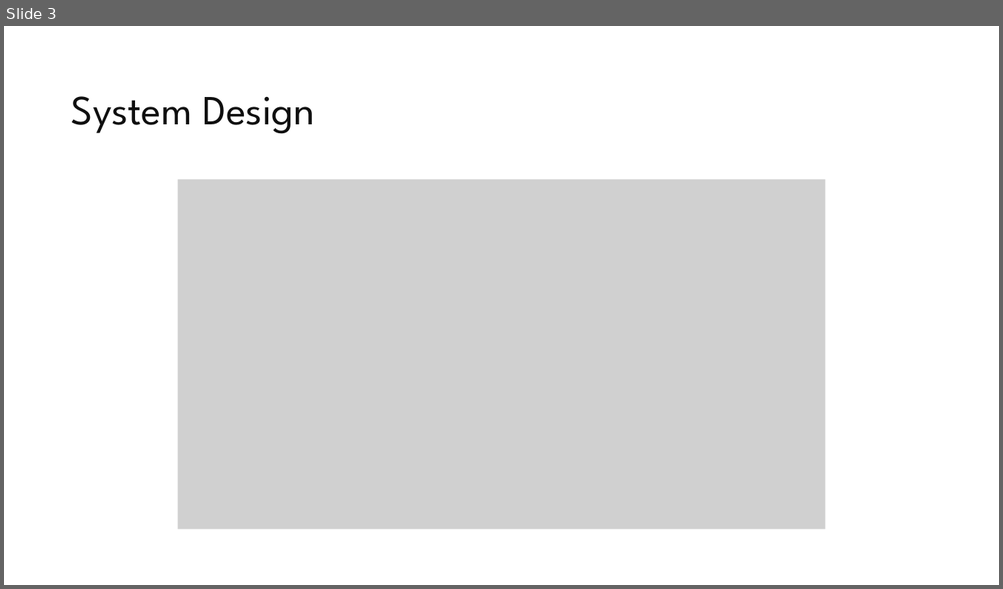
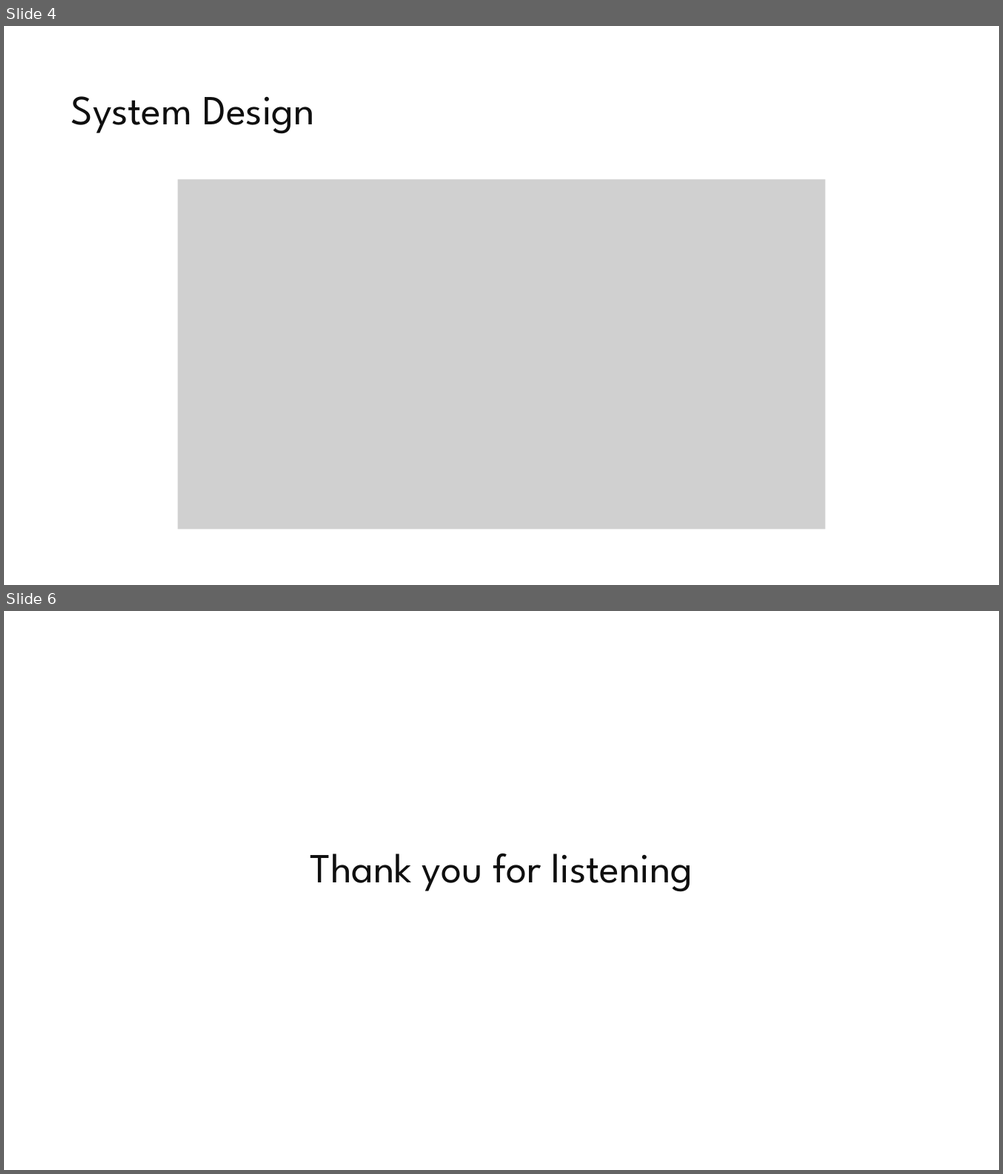
Before and after one commit to tyler-carty/DevOops, a slide deck: Documentation/momentum_builder_ppt.pptx. Shown one above the other, each under a label of ours: slide 3 before the commit, slides 4 and 6 after it; the slides between them are not shown. The pictures are 1003x589 and 1003x1174 pixels, drawn with LibreOffice and Linux fonts; fonts in the diff are those of the drawing; grey boxes stand for pictures. Boxes give left, top, right and bottom in pixels: in the first picture for what was removed or moved away, otherwise in the second. Text is boxed around its words. In the diff, an @@ line names an element or a change of style, - is before the commit and + after.

Commit message:
uploaded final

```diff
--- a/Documentation/momentum_builder_ppt.pptx
+++ b/Documentation/momentum_builder_ppt.pptx
@@ slide 6 added at [4, 611, 999, 1170], background #FFFFFF @@
@@ text added at [310, 853, 692, 892], 60 pt, text #0F0F0F @@
+Thank you for listening
@@ what was slide 3 is now slide 4 @@
```
Also in this commit, not shown: 1 other slide added.
